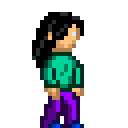
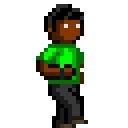
Layered file, before and after one edit (128px x 128px). Changes by layer:
added layer "foreigner_walking3" above "foreigner_walking2" over [36, 4, 88, 128]
renamed "jenny_idle" to "jenny_idle2", hid it, painted on it over [32, 12, 84, 128]
